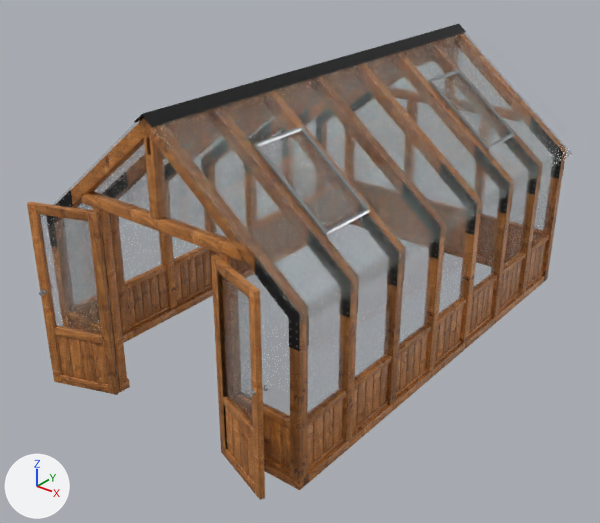
One commit to the glTF model nordwood-classic.glb: the scene before it, then after it.
Before and after are seen from a camera (50 mm lens) standing at (4.79, -6.52, 4.61) and looking at (-0.02, -0.51, 0.88). The lights are fixed; the arrows at lower left show +X, +Y and +Z. The first picture is the older version. Where no turn or scale is listed for an object, it has been applied to the vertices.

Objects in the first picture: 'nordwood-classic'.
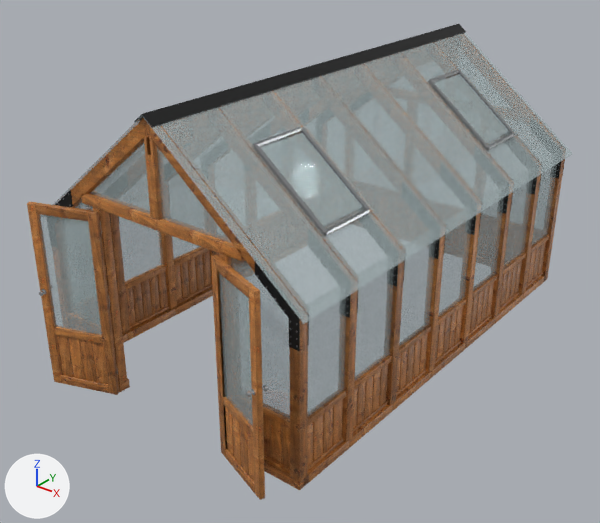
Where the change shows, as pixel boxes [x1, y1, x2, y2] in the pictures (600 x 523 px):
'nordwood-classic', recoloured, surface changed: [37, 31, 573, 440] in both

The change, as a list of edits to the scene's bpy script:
```text
Change mat_glass:
    remove mat_glass.ior = 1.52
    remove mat_glass.transmission_weight = 1.0
    mat_glass.base_color: (0.93, 0.97, 0.955) -> (0.7, 0.84, 0.86)  # white #f7fcfa -> white #daecef
    mat_glass.roughness: 0.0 -> 0.03
    mat_glass.alpha: 0.22 -> 0.38
    mat_glass.metallic: 0.0 -> 0.55
```
